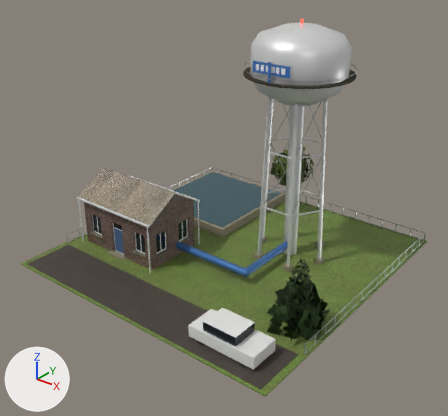
One commit to the glTF model models/real/buildings/water_pump.glb: the scene before it, then after it.
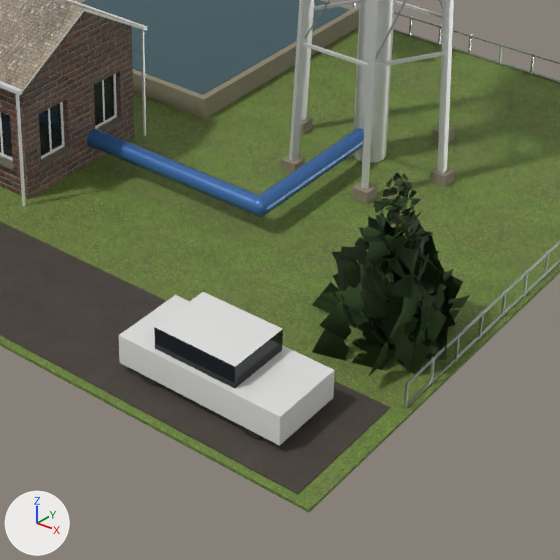
Old and new are each drawn whole from a 50 mm lens placed at (1.08, -1.385, 1.012), pointed at (0.034, -0.077, 0.201) and again close up on the part from 31% to 82% of the width and 46% to 100% of the height. Every picture has the same lights, and +X, +Y and +Z are marked at lower left. The first two pictures are the older version. Vertices at exactly the same position are counted once.

Before the edit, the objects in view are built like this:
```python
ob_water_pump_body = bpy.data.objects.new('water_pump_body', me_water_pump_body)
ob_water_pump_body.location = (0.0, 0.0, 0.0)
ob_water_pump_foliage = bpy.data.objects.new('water_pump_foliage', me_water_pump_foliage)
ob_water_pump_foliage.location = (0.0, 0.0, 0.0)
```
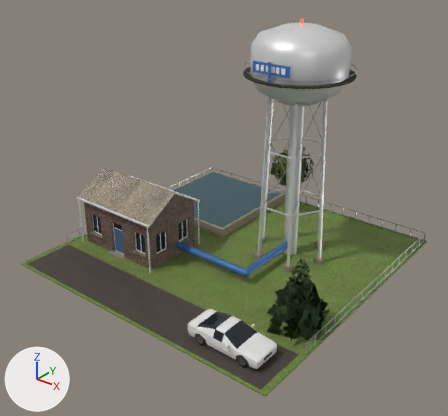
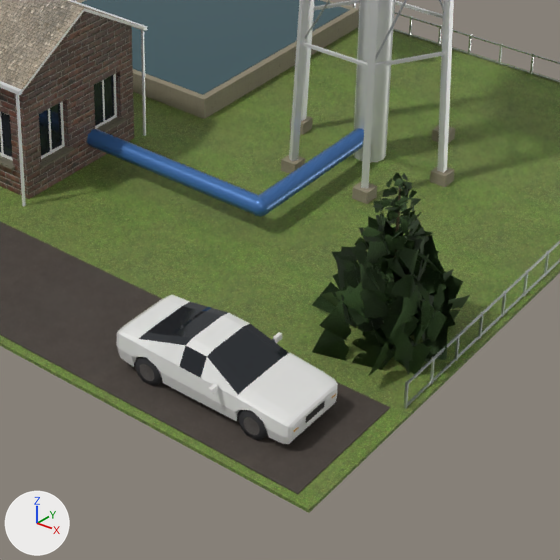
Pixel boxes [x1, y1, x2, y2] of what changed, in the close-ups (560 x 560 px):
part 1 of me_water_pump_body, added
    after: [208, 383, 218, 395]
part 2 of me_water_pump_body, added
    after: [273, 332, 282, 343]
part 3 of me_water_pump_body, added
    after: [293, 418, 304, 430]
part 4 of me_water_pump_body, added
    after: [306, 401, 324, 423]
part 5 of me_water_pump_body, added
    after: [307, 409, 323, 426]
part 6 of me_water_pump_body, rebuilt
    before: [139, 373, 158, 385]
    after: [136, 357, 162, 386]
part 7 of me_water_pump_body, rebuilt (mostly hidden before)
    before: [241, 426, 260, 438]
    after: [239, 410, 268, 441]
part 8 of me_water_pump_body, rebuilt
    before: [119, 295, 335, 446]
    after: [116, 295, 338, 444]
part 9 of me_water_pump_body, added
    after: [243, 417, 260, 435]
part 10 of me_water_pump_body, added
    after: [140, 363, 154, 381]
part 11 of me_water_pump_body, deleted
    before: [154, 292, 283, 388]

Edits to the bpy script that builds the scene:
```text
Add img_car_atlas_emit:
    img_car_atlas_emit = load_image('car_atlas_emit', '_unpacked/car_atlas_emit', 128, 64, 'sRGB')
Add img_car_atlas_arm:
    img_car_atlas_arm = load_image('car_atlas_arm', '_unpacked/car_atlas_arm', 128, 64, 'Non-Color')
Add img_car_atlas_diff:
    img_car_atlas_diff = load_image('car_atlas_diff', '_unpacked/car_atlas_diff', 128, 64, 'sRGB')
Add mat_car_atlas:
    mat_car_atlas = bpy.data.materials.new('Car_Atlas')
    # uses the picture img_car_atlas_arm
    # uses the picture img_car_atlas_diff
    # uses the picture img_car_atlas_emit
Change me_water_pump_body:
    used by ob_water_pump_body; location = (0.0, 0.0, 0.0)
    remove me_water_pump_body.from_pydata(...)  # 1808 vertices, 2412 faces; spans x -0.47..0.47, y -0.47..0.47, z 0.0..0.736
    add me_water_pump_body.from_pydata(...)  # 2530 vertices, 3488 faces; spans x -0.47..0.47, y -0.47..0.47, z 0.0..0.736
    me_water_pump_body part 1: a new loose piece, a box spanning x 0.3254..0.3296, y -0.4385..-0.4285, z 0.0468..0.0532, in mat_paint_white (white #e7e7e5)
    me_water_pump_body part 2: a new loose piece, a box spanning x 0.3254..0.3296, y -0.3315..-0.3215, z 0.0468..0.0532, in mat_paint_white (white #e7e7e5)
    me_water_pump_body part 3: a new loose piece, a box spanning x 0.41..0.413, y -0.4163..-0.3995, z 0.032..0.036, in mat_car_atlas
    me_water_pump_body part 4: a new loose piece, a box spanning x 0.4105..0.4129, y -0.3956..-0.3644, z 0.0275..0.035, in mat_car_atlas
    me_water_pump_body part 5: a new loose piece, a box spanning x 0.4126..0.4128, y -0.393..-0.367, z 0.02213..0.02788, in mat_car_atlas
    me_water_pump_body part 6: the loose piece of 16 vertices spanning x 0.22..0.248, y -0.424..-0.413, z 0.004..0.032 is rebuilt with 56 vertices and now spans x 0.218..0.25, y -0.426..-0.415, z 0.004..0.037, in mat_car_atlas
    me_water_pump_body part 7: the loose piece of 16 vertices spanning x 0.352..0.38, y -0.424..-0.413, z 0.004..0.032 is rebuilt with 56 vertices and now spans x 0.353..0.385, y -0.426..-0.415, z 0.004..0.037, in mat_car_atlas
    me_water_pump_body part 8: the loose piece of 8 vertices spanning x 0.197..0.404, y -0.426..-0.334, z 0.015..0.05 is rebuilt with 250 vertices and now spans x 0.188..0.413, y -0.426..-0.333, z 0.015..0.072
    me_water_pump_body part 9: a new loose piece of 28 vertices spanning x 0.359..0.379, y -0.426..-0.425, z 0.01..0.031, in mat_car_atlas
    me_water_pump_body part 10: a new loose piece of 28 vertices spanning x 0.224..0.244, y -0.426..-0.425, z 0.01..0.031, in mat_car_atlas
    me_water_pump_body part 11: the loose piece of 8 vertices spanning x 0.24..0.343, y -0.42..-0.34, z 0.05..0.077 is deleted
    other edits to the shape of me_water_pump_body do not show in these pictures
    remove me_water_pump_body.materials.append(mat_glass_car)  # dark grey #272c30
    remove me_water_pump_body.materials.append(mat_rubber)  # black #2c2c2f
    add me_water_pump_body.materials.append(mat_car_atlas)
```
